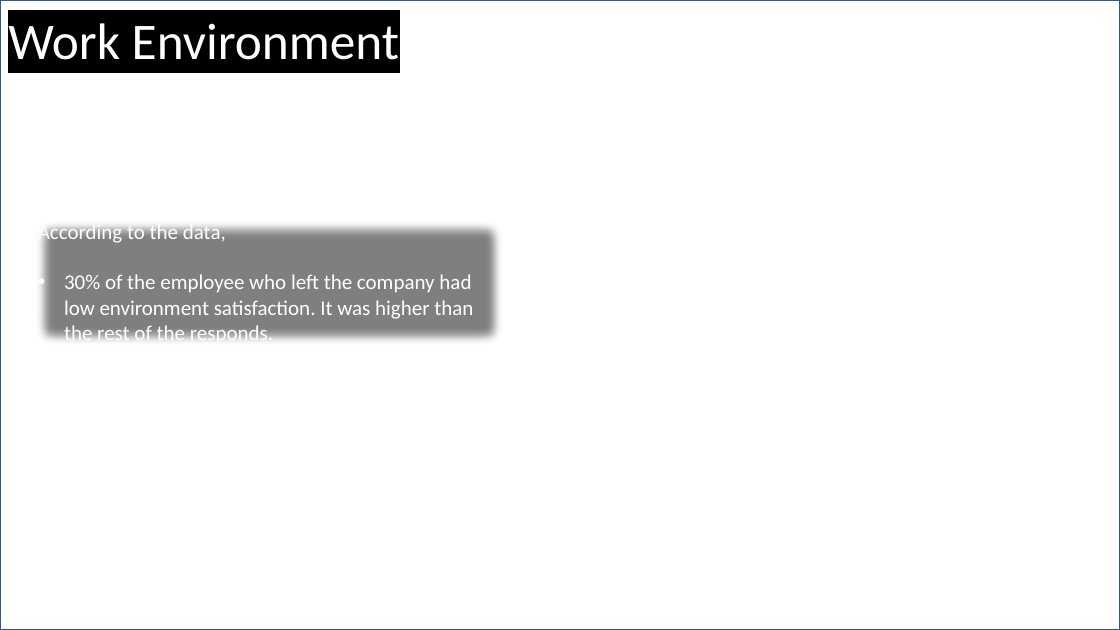
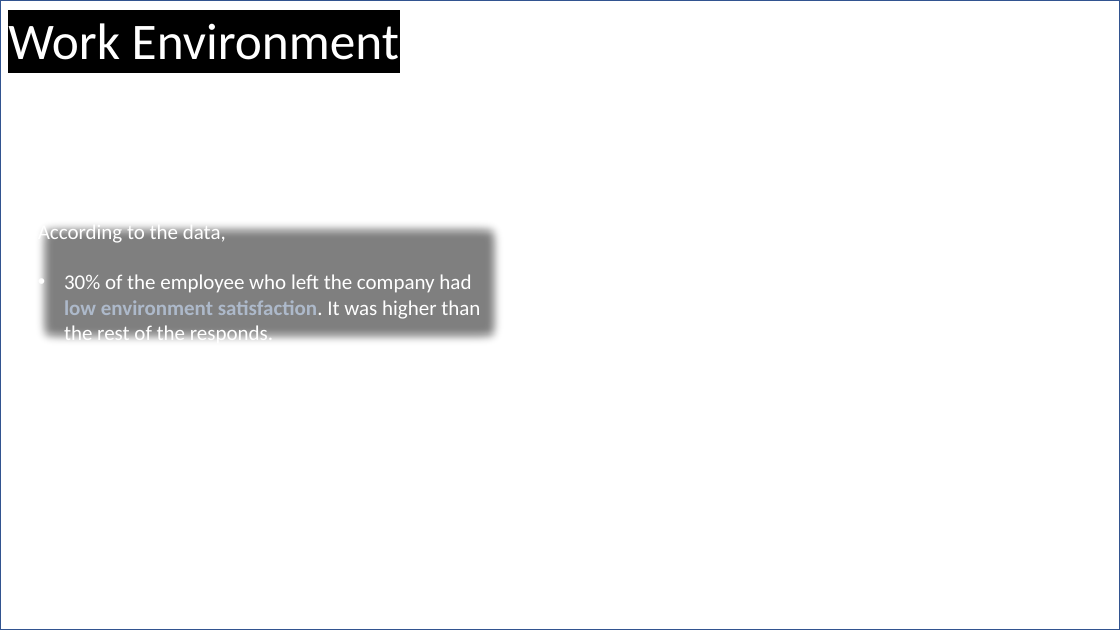
Before and after one commit to mich7000/my-data-science-and-machine-learning-portfolio, a slide deck: slide 6 of Employee Attrition Data Analysis/report-slides.pptx. Drawn at 1120x630 pixels with LibreOffice and Linux fonts; fonts in the diff are those of the drawing; background and template pictures are left out. Boxes give left, top, right and bottom in pixels: in the first picture for what was removed or moved away, otherwise in the second. Text is boxed around its words. In the diff, an @@ line names an element or a change of style, - is before the commit and + after.

```diff
--- a/Employee Attrition Data Analysis/report-slides.pptx
+++ b/Employee Attrition Data Analysis/report-slides.pptx
@@ text at [64,274,480,346]: text colour #FFFFFF to #ADB9CA, bold on in "low environment satisfaction." @@
```
Also in this commit, not shown: 4 other slides changed, 18 other files.
